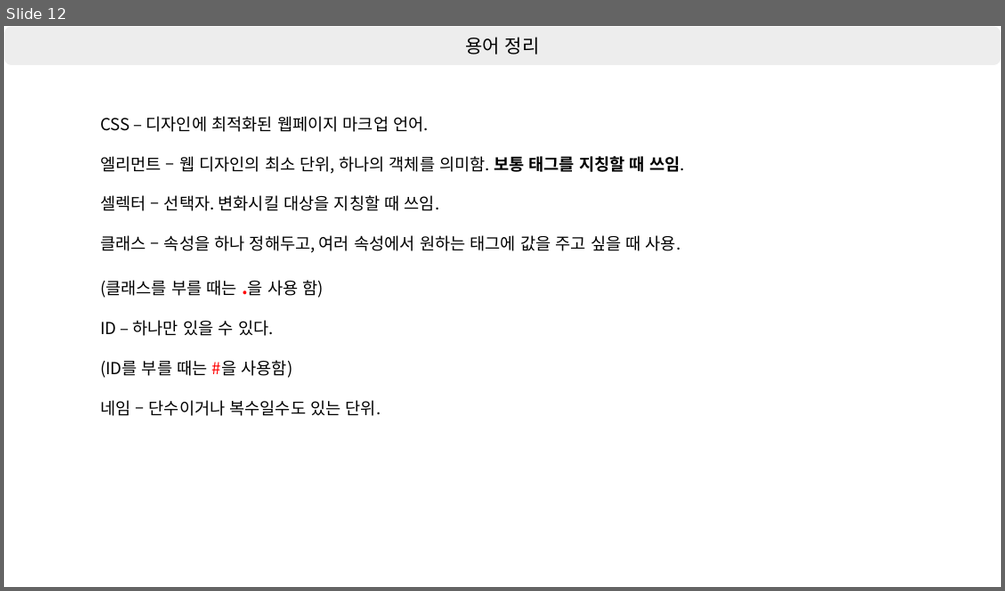
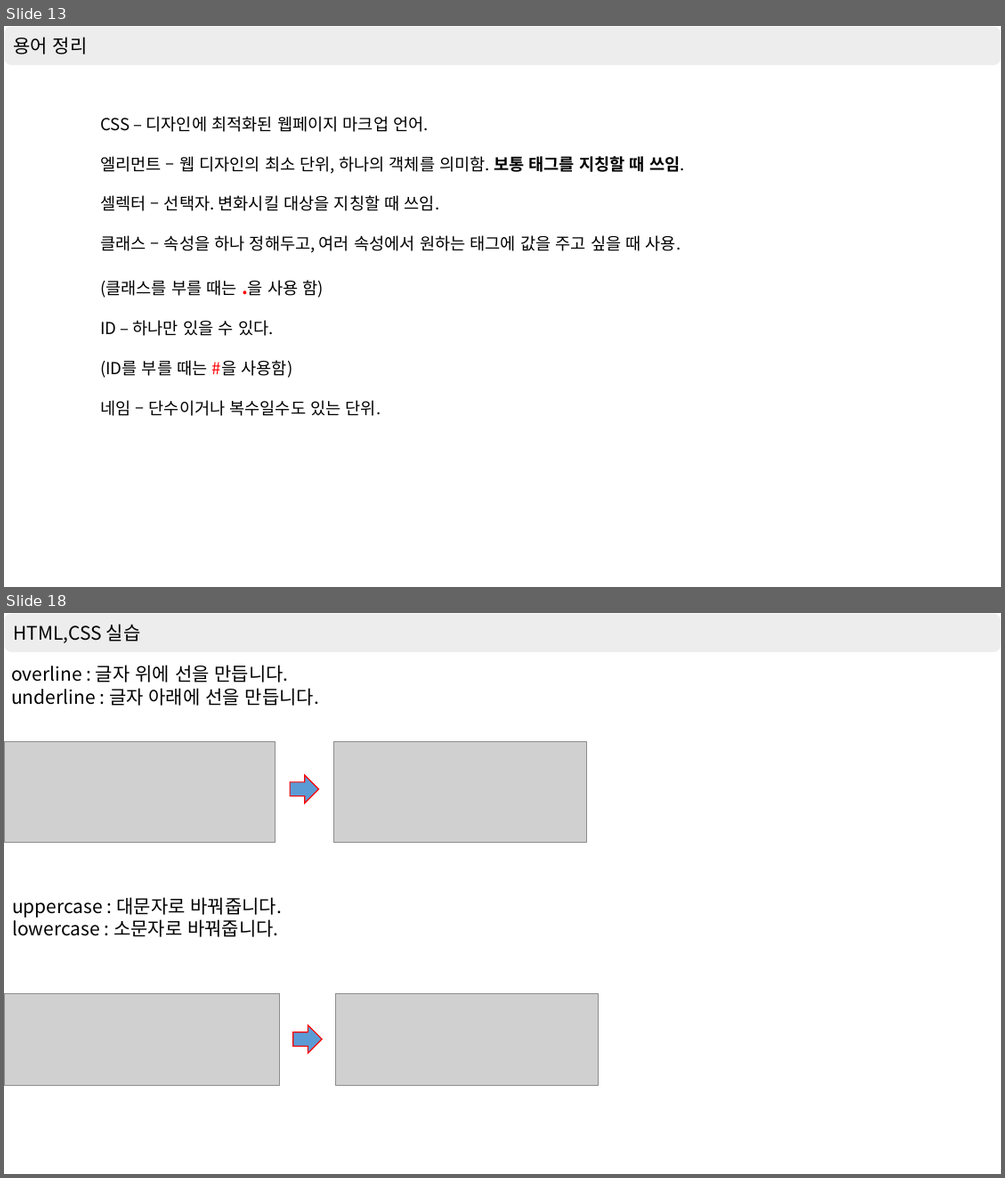
Before and after one commit to shchoichoko/web, a slide deck: Day2/강의 정리.pptx. Shown one above the other, each under a label of ours: slide 12 before the commit, slides 13 and 18 after it; the slides between them are not shown. The pictures are 1005x591 and 1005x1178 pixels, drawn with LibreOffice and Linux fonts; fonts in the diff are those of the drawing; grey boxes stand for pictures. Boxes give left, top, right and bottom in pixels: in the first picture for what was removed or moved away, otherwise in the second. Text is boxed around its words. In the diff, an @@ line names an element or a change of style, - is before the commit and + after.

Commit message:
css 태그 실습 및 ppt 정리

```diff
--- a/Day2/강의 정리.pptx
+++ b/Day2/강의 정리.pptx
@@ slide 18 added at box(4, 613, 1001, 1174), background #FFFFFF @@
@@ rounded rectangle added at box(4, 613, 1001, 653), fill #EDEDED, outline #FFFFFF 1 pt, 18 pt, text #000000 @@
+HTML,CSS 실습
@@ text added at box(11, 665, 319, 706), 18 pt, text #000000 @@
+overline : 글자 위에 선을 만듭니다.
+underline : 글자 아래에 선을 만듭니다.
@@ picture added at box(4, 742, 275, 842) @@
@@ picture added at box(334, 742, 587, 842) @@
@@ right arrow added at box(290, 775, 319, 803), fill #5B9BD5, outline #FF0000 1 pt @@
@@ text added at box(12, 897, 282, 937), 18 pt, text #000000 @@
+uppercase : 대문자로 바꿔줍니다.
+lowercase : 소문자로 바꿔줍니다.
@@ picture added at box(5, 993, 280, 1085) @@
@@ picture added at box(335, 993, 598, 1085) @@
@@ right arrow added at box(293, 1025, 323, 1054), fill #5B9BD5, outline #FF0000 1 pt @@
@@ what was slide 12 is now slide 13 @@
@@ slide 13 changed as well @@
@@ rounded rectangle "용어 정리" at box(4, 26, 1001, 66): alignment centre to left @@
```
Also in this commit, not shown: 9 other slides changed, 8 other slides added, 4 slides removed, 3 other files.
